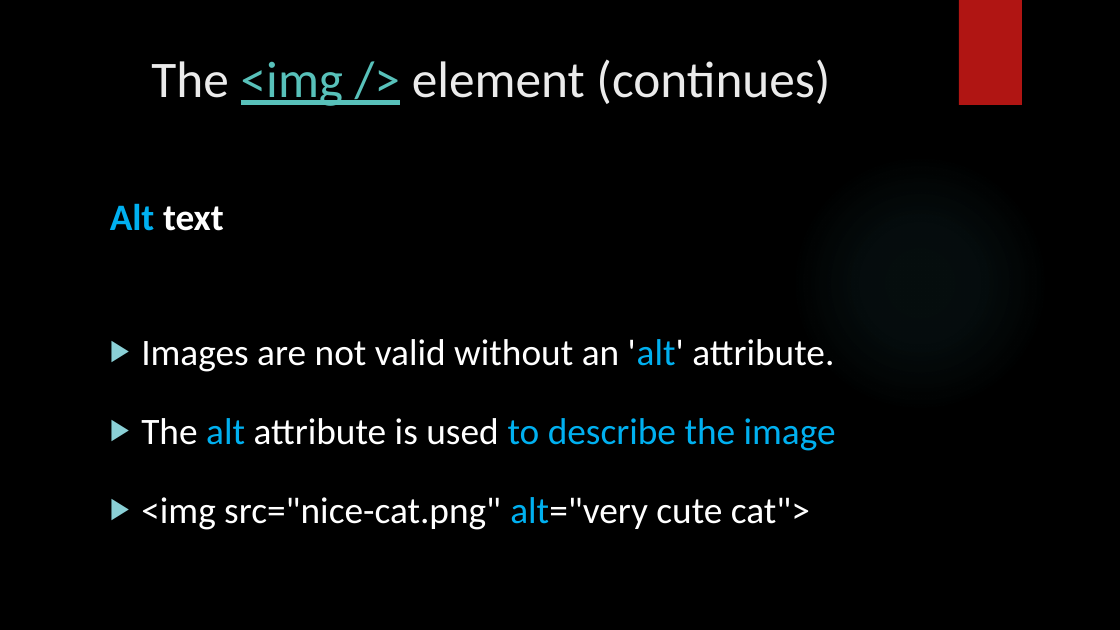
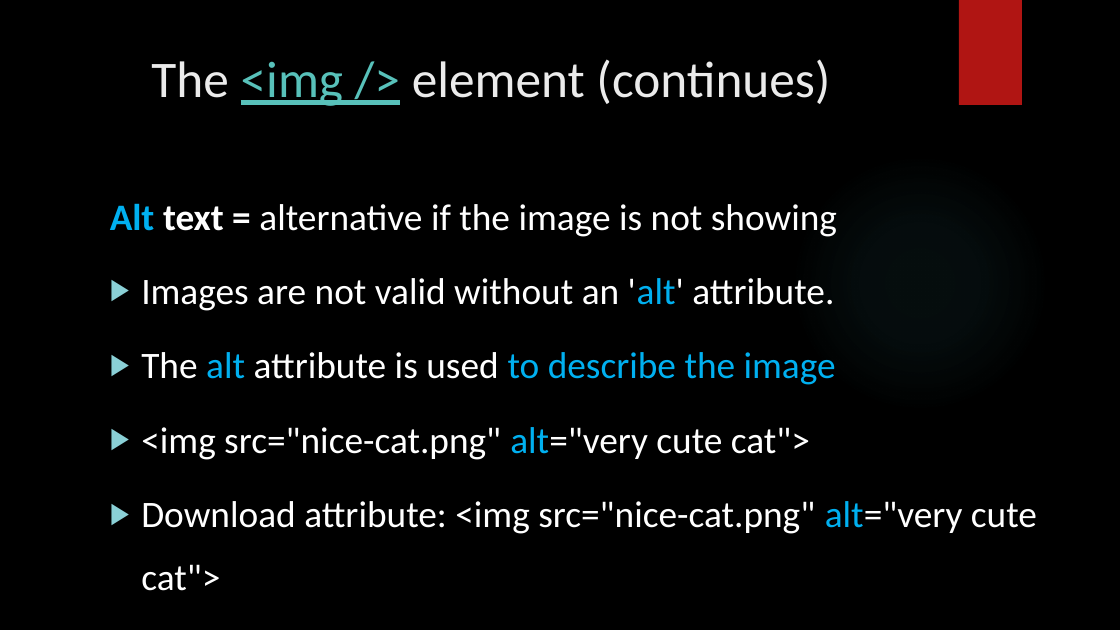
Before and after one commit to BachAmadou/code-lectures, a slide deck: slide 16 of HTML/HTML.pptx (slide 15 before the commit). Drawn at 1120x630 pixels with LibreOffice and Linux fonts; fonts in the diff are those of the drawing; background and template pictures are left out. Boxes give left, top, right and bottom in pixels: in the first picture for what was removed or moved away, otherwise in the second. Text is boxed around its words. In the diff, an @@ line names an element or a change of style, - is before the commit and + after.

```diff
--- a/HTML/HTML.pptx
+++ b/HTML/HTML.pptx
@@ text at (x1=110, y1=203, x2=837, y2=237): text changed; bold off @@
-Alt text
+Alt text = alternative if the image is not showing
@@ text at (x1=141, y1=278, x2=836, y2=460): line spacing 1.5 to 1.4 @@
@@ text at (x1=141, y1=501, x2=1037, y2=591): paragraph added @@
+▶ Download attribute: <img src="nice-cat.png" alt="very cute cat">
```
Also in this commit, not shown: 7 other slides changed, 6 slides added, 42 other files.
